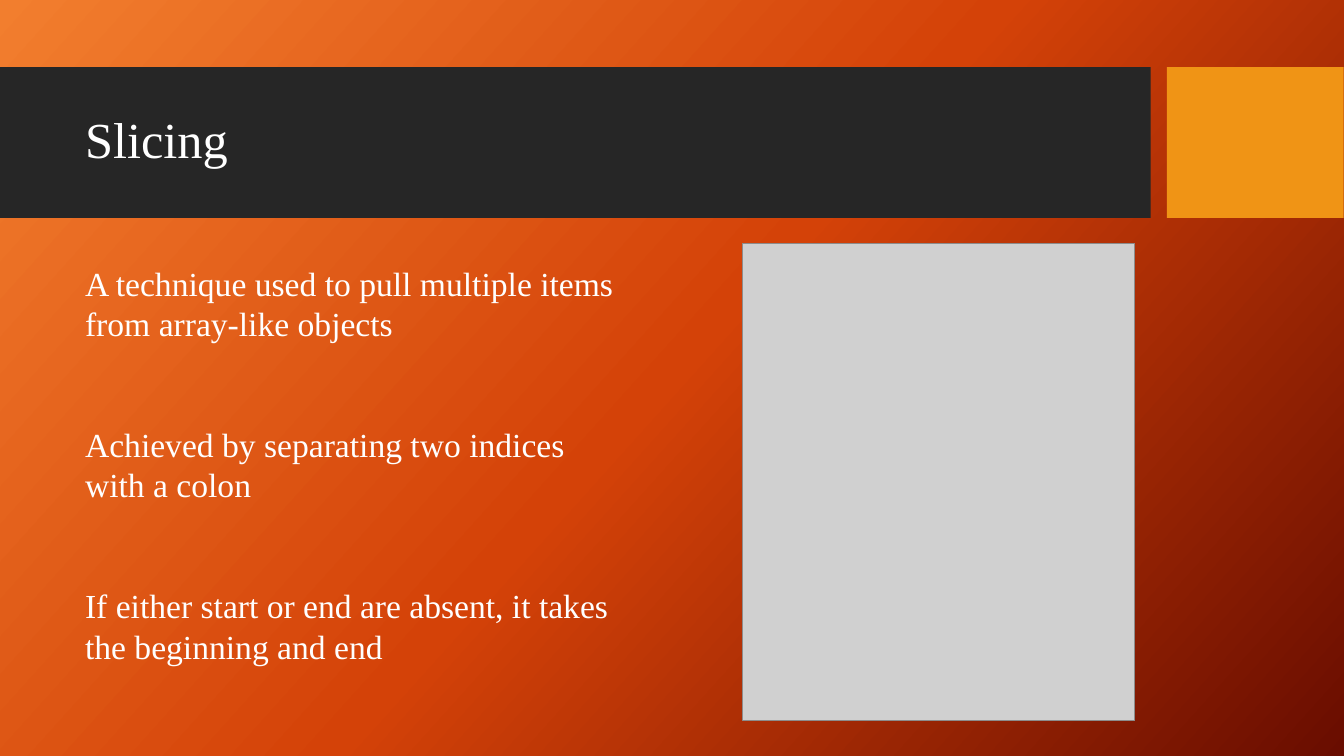
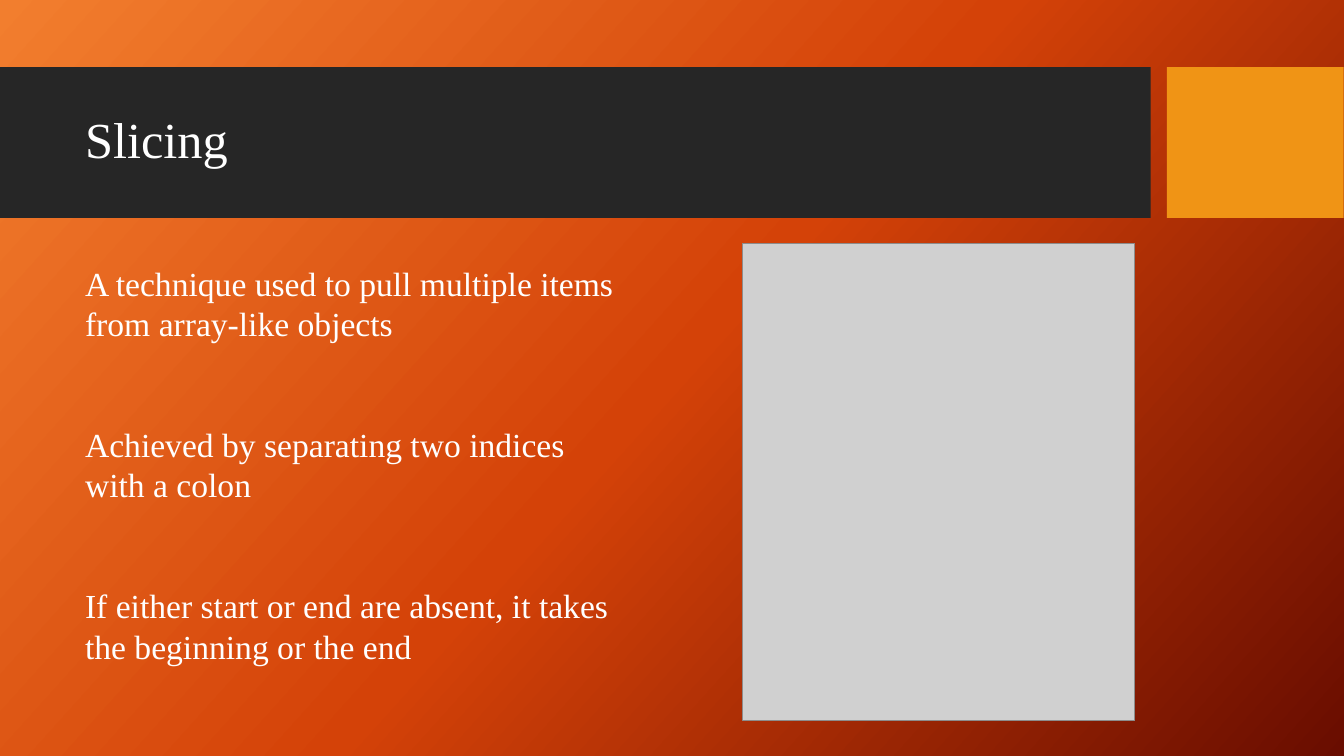
Before and after one commit to giganano/PythonBootcamp, a slide deck: slide 16 of slides/review.pptx. Drawn at 1344x756 pixels with LibreOffice and Linux fonts; fonts in the diff are those of the drawing; grey boxes stand for pictures; background and template pictures are left out. Boxes give left, top, right and bottom in pixels: in the first picture for what was removed or moved away, otherwise in the second. Text is boxed around its words. In the diff, an @@ line names an element or a change of style, - is before the commit and + after.

Commit message:
slides: minor revisions to existing set ; multiple inheritance started

```diff
--- a/slides/review.pptx
+++ b/slides/review.pptx
@@ text at bbox=[85, 594, 608, 665]: text changed @@
-If either start or end are absent, it takes the beginning and end
+If either start or end are absent, it takes the beginning or the end
```
Also in this commit, not shown: 2 other slides changed, 17 other files.
